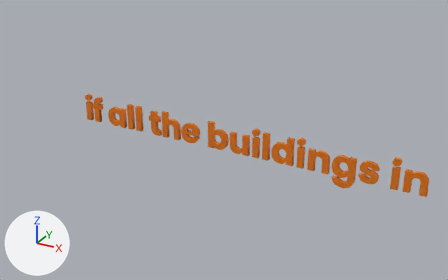
A saved change to the glTF model assets/DataModel11_3/Franz/Sahne2/yazi1.gltf.
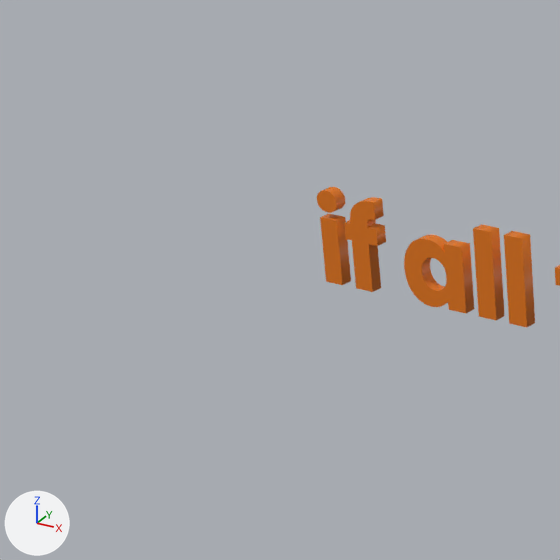
Each version appears first whole from a camera (50 mm lens) standing at (0.052, -0.562, 0.414) and looking at (-0.256, -0.002, 0.134), and next in a close-up on the part from 0% to 34% of the width and 16% to 69% of the height. Every picture has the same lights, and +X, +Y and +Z are marked at lower left. Where no turn or scale is listed for an object, it has been applied to the vertices. Vertices at the same position are counted once.

Objects in the first close-up: 'Text.065'.
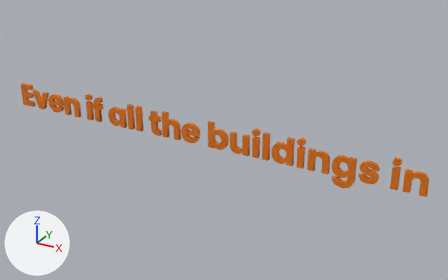
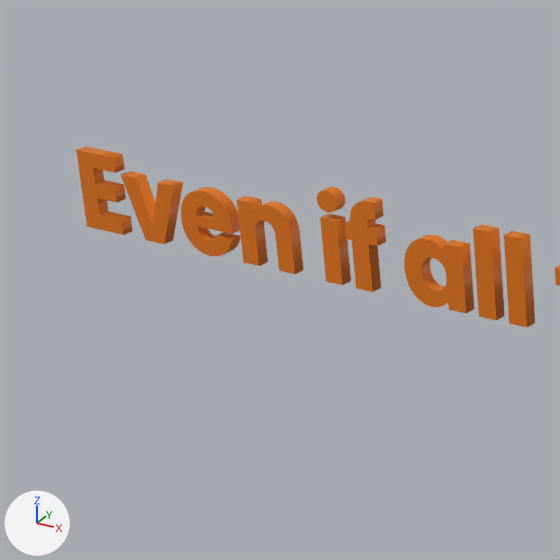
The newer file is also turned or shifted as a whole; pictures and numbers use the older file's frame.

Pixel boxes (x1, y1, x2, y2) of what changed, in the close-ups (560 x 560 px):
'Text.065', reshaped
    before: (317, 187, 560, 327)
    after: (76, 146, 560, 327)
part 1 of me_text_016, added
    after: (237, 196, 304, 274)
part 2 of me_text_016, added
    after: (181, 187, 241, 256)
part 3 of me_text_016, added
    after: (76, 146, 133, 235)
part 4 of me_text_016, added
    after: (121, 171, 183, 244)

The change, as a diff of the scene's bpy script:
```diff
--- a/assets/DataModel11_3/Franz/Sahne2/yazi1.gltf.py
+++ b/assets/DataModel11_3/Franz/Sahne2/yazi1.gltf.py
@@ me_text_016 @@
 # used by ob_text_065; location = (0.0, -0.016, 0.0)
-me_text_016.from_pydata(...)  # 5118 vertices, 10164 faces; spans x -0.44..-0.029, y -0.002..0.002, z 0.118..0.162
+me_text_016.from_pydata(...)  # 5850 vertices, 11616 faces; spans x -0.547..-0.029, y -0.002..0.002, z 0.118..0.162
+# me_text_016 part 1: the loose piece of 208 vertices spanning x -0.149..-0.127, y -0.002..0.002, z 0.129..0.152 is copied, and the copy is moved by (-0.326, 0.0, 0.0); it spans x -0.475..-0.453, y -0.002..0.002, z 0.129..0.152
+# me_text_016 part 2: the loose piece of 486 vertices spanning x -0.302..-0.28, y -0.002..0.002, z 0.129..0.152 is copied, and the copy is moved by (-0.199, 0.0, 0.0); it spans x -0.501..-0.479, y -0.002..0.002, z 0.129..0.152
+# me_text_016 part 3: a new loose piece of 24 vertices spanning x -0.547..-0.53, y -0.002..0.002, z 0.129..0.158, in mat_material_002 (orange #e4760a)
+# me_text_016 part 4: a new loose piece of 14 vertices spanning x -0.527..-0.503, y -0.002..0.002, z 0.129..0.152, in mat_material_002 (orange #e4760a)
 me_text_016.materials.append(mat_material_002)
```
